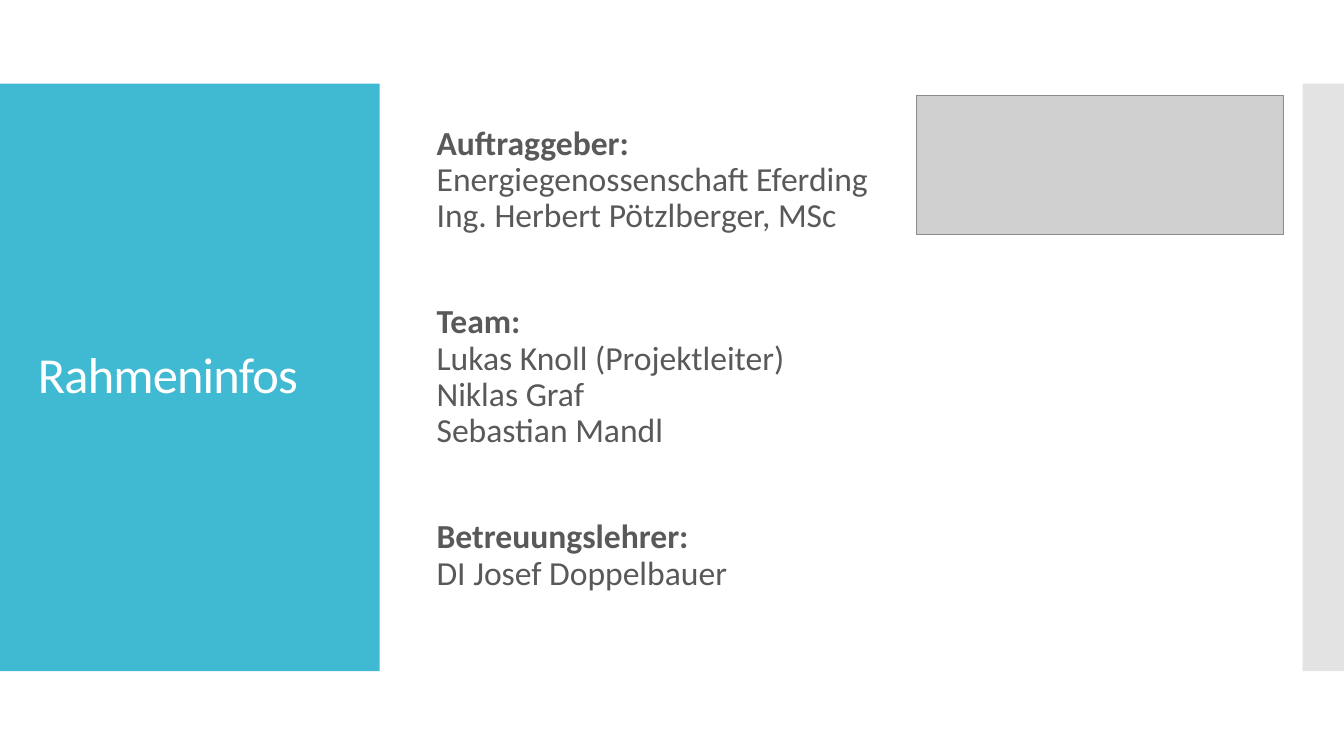
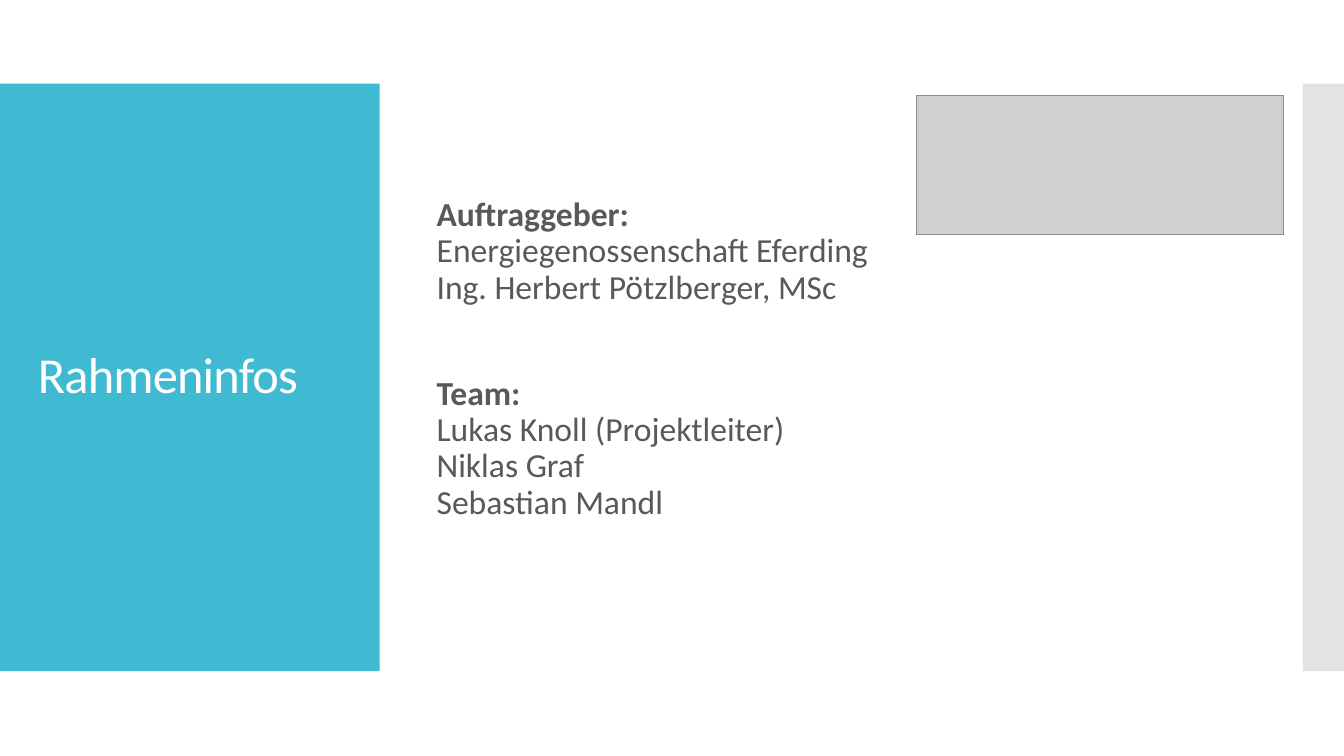
Before and after one commit to SebastianMandl/AEMS, a slide deck: slide 2 of Planung/Praesentationen/Zwischenpräsentation Diplomarbeit - Kopie.pptx. Drawn at 1344x756 pixels with LibreOffice and Linux fonts; fonts in the diff are those of the drawing; grey boxes stand for pictures. Boxes give left, top, right and bottom in pixels: in the first picture for what was removed or moved away, otherwise in the second. Text is boxed around its words. In the diff, an @@ line names an element or a change of style, - is before the commit and + after.

```diff
--- a/Planung/Praesentationen/Zwischenpräsentation Diplomarbeit - Kopie.pptx
+++ b/Planung/Praesentationen/Zwischenpräsentation Diplomarbeit - Kopie.pptx
@@ text at (437, 524, 727, 591): paragraph removed @@
-Betreuungslehrer:
-DI Josef Doppelbauer
```
Also in this commit, not shown: 53 other files.
